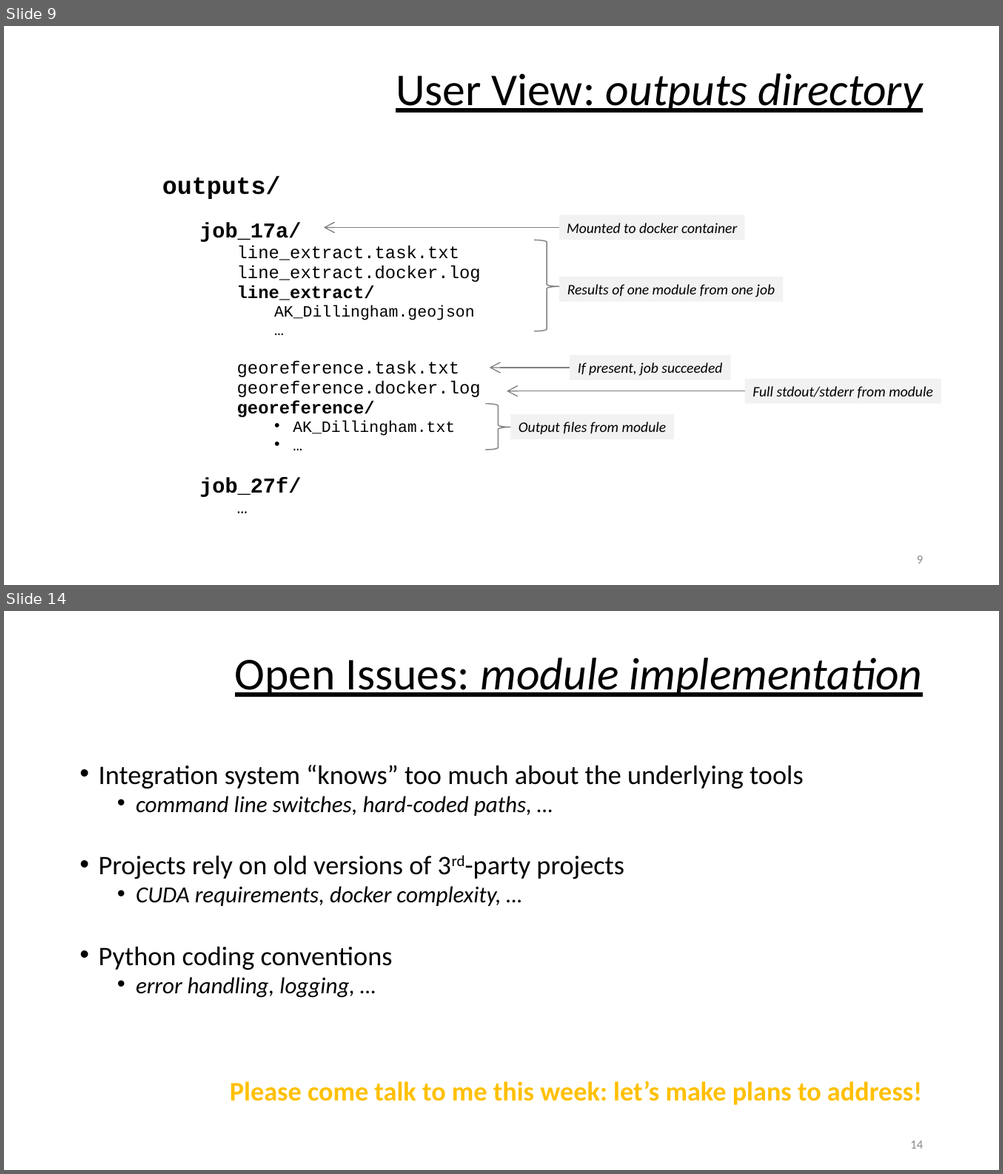
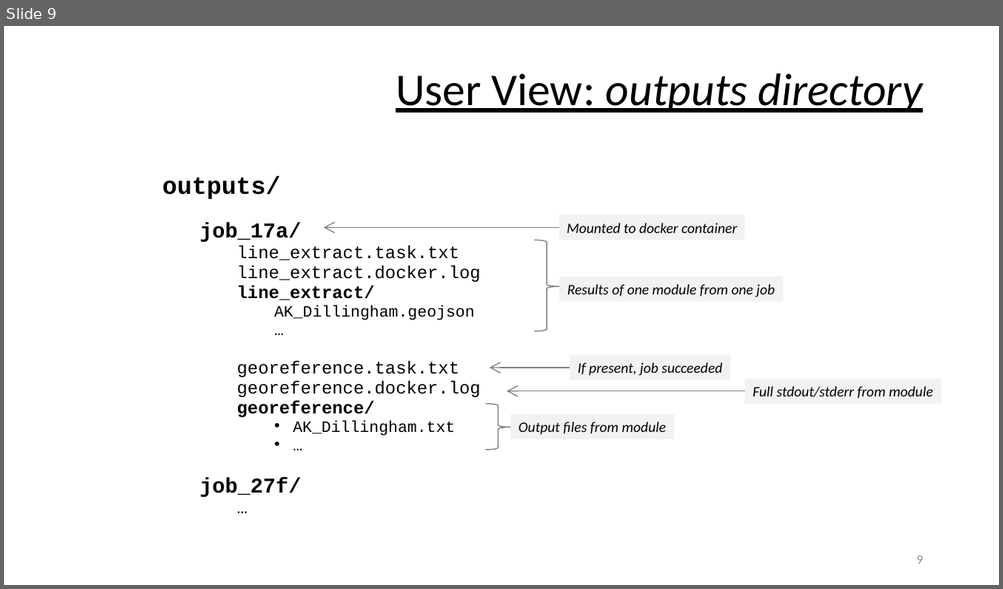
Before and after one commit to DARPA-CRITICALMAAS/ta1_integration, a slide deck: docs/overview.pptx. Shown one above the other, each under a label of ours: slides 9 and 14 before the commit, slide 9 after it; the slides between them are not shown. The pictures are 1003x1174 and 1003x589 pixels, drawn with LibreOffice and Linux fonts; fonts in the diff are those of the drawing. Boxes give left, top, right and bottom in pixels: in the first picture for what was removed or moved away, otherwise in the second. Text is boxed around its words. In the diff, an @@ line names an element or a change of style, - is before the commit and + after.

Commit message:
updates for new mip_* tools

```diff
--- a/docs/overview.pptx
+++ b/docs/overview.pptx
@@ slide 14 removed at (4,611,999,1170), background #FFFFFF @@
@@ title removed at (235,658,922,697) @@
-Open Issues: module implementation
@@ text removed at (99,765,922,1105) @@
-• Integration system “knows” too much about the underlying tools
-  • command line switches, hard-coded paths, …
-• Projects rely on old versions of 3rd-party projects
-  • CUDA requirements, docker complexity, …
-• Python coding conventions
-  • error handling, logging, …
-Please come talk to me this week: let’s make plans to address!
@@ page number removed at (910,1141,922,1149) @@
-14
```
Also in this commit, not shown: 9 slides changed, 1 slide added, 3 other slides removed.
